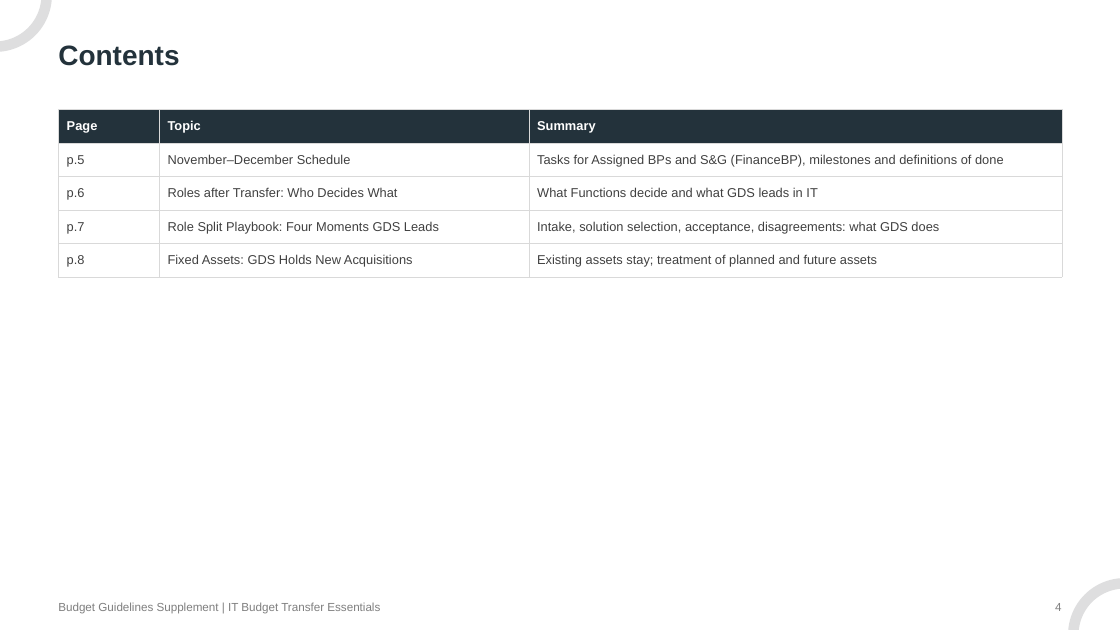
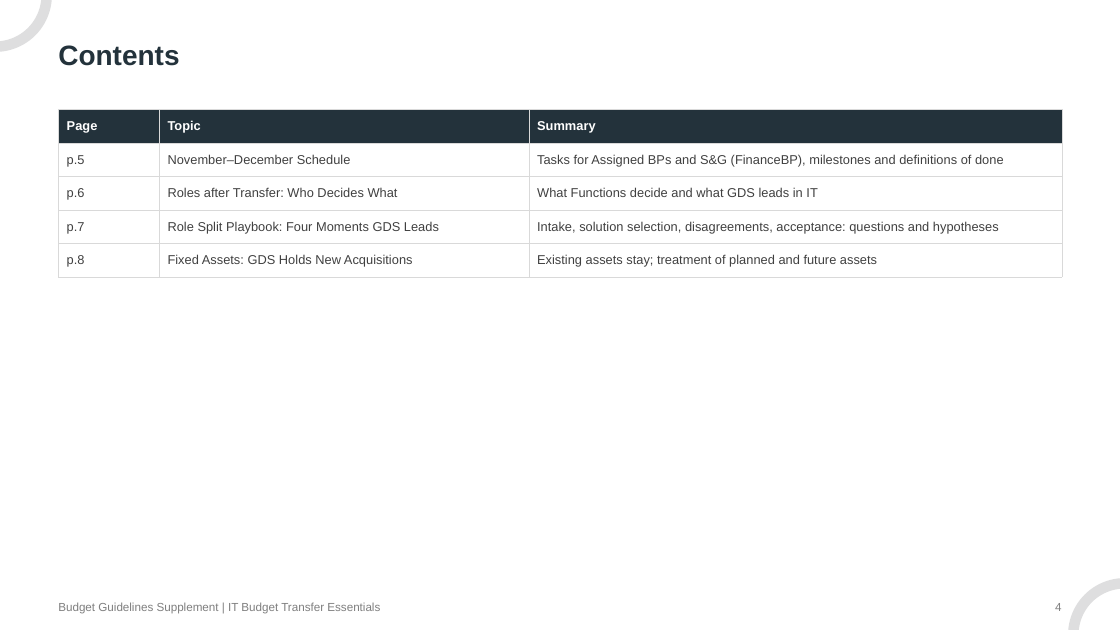
Before and after one commit to hiroyasu-komaki/temp, a slide deck: slide 4 of budget-transfer/kickoff/IT_Budget_Transfer_Essentials_Guidelines_Supplement.pptx. Drawn at 1120x630 pixels with LibreOffice and Linux fonts; fonts in the diff are those of the drawing. Boxes give left, top, right and bottom in pixels: in the first picture for what was removed or moved away, otherwise in the second. Text is boxed around its words. In the diff, an @@ line names an element or a change of style, - is before the commit and + after.

```diff
--- a/budget-transfer/kickoff/IT_Budget_Transfer_Essentials_Guidelines_Supplement.pptx
+++ b/budget-transfer/kickoff/IT_Budget_Transfer_Essentials_Guidelines_Supplement.pptx
@@ table at box(58, 109, 1061, 277) @@
-row 4, column 3: Intake, solution selection, acceptance, disagreements: what GDS does
+row 4, column 3: Intake, solution selection, disagreements, acceptance: questions and hypotheses
```
Also in this commit, not shown: 2 other slides changed, 3 other files.
